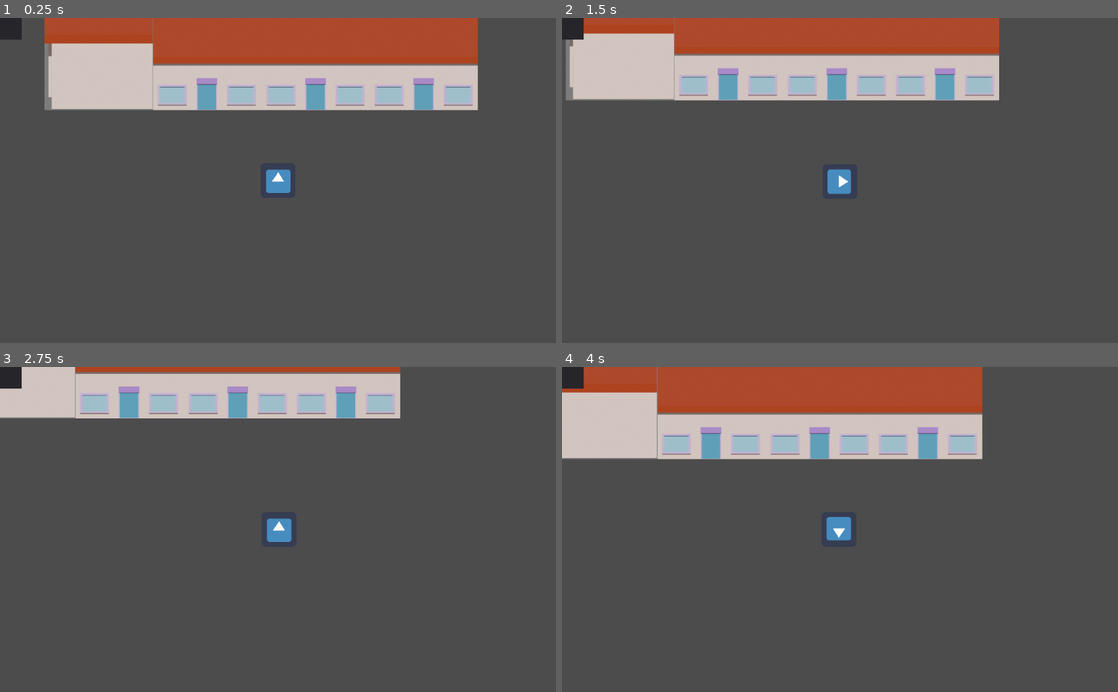
Above: before the commit, frames 1-4 (two rows, left to right).
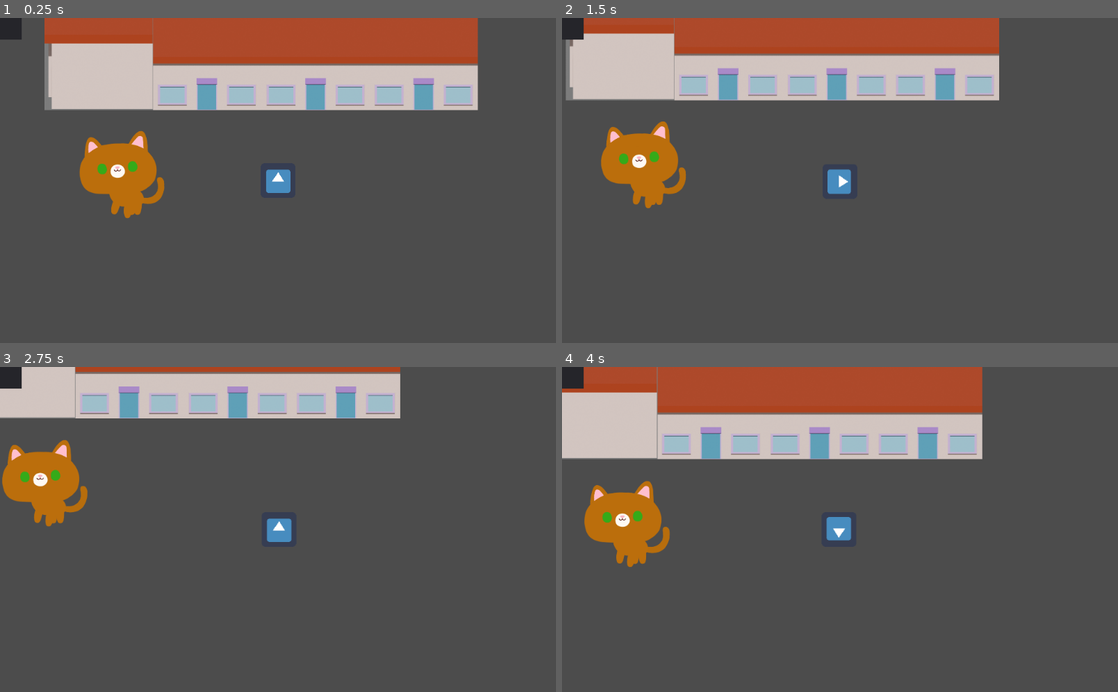
Above: after the commit, the same moments.

Repository: kzadorAT/GlobalGameJam21
Game: Godot game, scene res://scenes/Game.tscn
Same seed, same stepped clock (60 frames per second), same inputs: the game is played once before the commit and once after it. The engine's default icon, where the game draws it, is replaced by a stand-in: a white triangle on a blue panel in a dark square.
Inputs:
- Up to frame 1 (0.25 s): no input
- Up to frame 2 (1.5 s): hold Right (ui_right) 0.53-1.28 s; hold Down (ui_down) from 1.28 s (still down)
- Up to frame 3 (2.75 s): release Down (ui_down) at 2.03 s; hold Right (ui_right) from 2.03 s (still down)
- Up to frame 4 (4 s): release Right (ui_right) at 2.78 s; hold Up (ui_up) 2.78-3.53 s; hold Left (ui_left) from 3.53 s (still down)

The runs differ from the first frame. In frame 1, 2.5% of the frame differs, in the area x 14-30%, y 34-62%; in frame 2, 2.5%; in frame 3, 2.5%, in the area x 0-16%, y 22-50%; in frame 4, 2.5%.

Commit message:
gatito de colores

Diff:
--- a/scenes/Game.tscn
+++ b/scenes/Game.tscn
@@ -1,5 +1,6 @@
-[gd_scene load_steps=4 format=2]
+[gd_scene load_steps=5 format=2]
 
+[ext_resource path="res://scripts/cat_builder.gd" type="Script" id=1]
 [ext_resource path="res://scripts/camera.gd" type="Script" id=2]
 [ext_resource path="res://scripts/player_controller.gd" type="Script" id=3]
 [ext_resource path="res://scripts/manager.gd" type="Script" id=4]
@@ -35,3 +36,11 @@
 __meta__ = {
 "_edit_use_anchors_": false
 }
+
+[node name="cat_builder" type="Node" parent="Manager"]
+script = ExtResource( 1 )
+container_path = NodePath("../cat_container")
+base_colors = [ Color( 0.0666667, 0.0627451, 0.0627451, 1 ), Color( 0.733333, 0.431373, 0.0470588, 1 ), Color( 0.764706, 0.752941, 0, 1 ), Color( 0.266667, 0.188235, 0.00784314, 1 ), Color( 0.258824, 0.258824, 0.258824, 1 ), Color( 0.490196, 0.490196, 0.490196, 1 ), Color( 0.937255, 0.933333, 0.933333, 1 ), Color( 0.172549, 0.176471, 0.278431, 1 ) ]
+eye_colors = [ Color( 1, 0, 0, 1 ), Color( 0, 0.156863, 1, 1 ), Color( 0, 0.835294, 1, 1 ), Color( 0.207843, 0.666667, 0.0980392, 1 ), Color( 0.435294, 0.180392, 0.847059, 1 ), Color( 0.431373, 0.933333, 0.360784, 1 ), Color( 0.968627, 0.466667, 0.466667, 1 ), Color( 0.819608, 0.435294, 0.85098, 1 ) ]
+
+[node name="cat_container" type="Node2D" parent="Manager"]
--- a/scenes/gato.tscn
+++ b/scenes/gato.tscn
@@ -154,6 +154,8 @@
 "gatos",
 ]]
 script = ExtResource( 10 )
+piezas_base = [ NodePath("poligons/pata_t_d"), NodePath("poligons/pata_f_d"), NodePath("poligons/cola"), NodePath("poligons/cuerpo"), NodePath("poligons/cabeza"), NodePath("poligons/oreja_e"), NodePath("poligons/pata_t_i"), NodePath("poligons/pata_f_i") ]
+piezas_ojos = NodePath("poligons/ojos")
 
 [node name="CollisionShape2D" type="CollisionShape2D" parent="."]
 shape = SubResource( 1 )
@@ -166,7 +168,7 @@
 }
 
 [node name="pata_t_d" type="Polygon2D" parent="poligons"]
-position = Vector2( -358.533, -228.452 )
+position = Vector2( -356.533, -228.452 )
 rotation = -0.265526
 color = Color( 0.305882, 0.235294, 0.235294, 1 )
 texture = ExtResource( 7 )
--- a/scripts/bot.gd
+++ b/scripts/bot.gd
@@ -20,6 +20,8 @@
 var player_toy = false
 # desde el inspector
 export var arisquidad_max = 10.0
+# TODO: falta modificar el modificador
+var modificador = 0
 export var arisquidad_actual  = 0.0
 export var arisquicidad_accel = 1.5
 
@@ -62,7 +64,7 @@
 
 # cuando detecta al jugador
 func alert():
-	if player_near and arisquidad_actual > arisquidad_max:
+	if player_near and arisquidad_actual > arisquidad_max + modificador:
 		push_state("escaping")
 		return
 	elif !player_near:
@@ -87,7 +89,10 @@
 	if escape_path.size() == 0:
 		# posicion random a 500 px de donde se encuentra el gato
 		random_point = gato.global_position + Vector2(randf(), randf()).normalized() * 500
-		escape_path = navigator.get_simple_path(gato.global_position, navigator.get_closest_point(random_point))
+		if navigator:
+			escape_path = navigator.get_simple_path(gato.global_position, navigator.get_closest_point(random_point))
+		else:
+			return
 	# si llegue a un punto en el path lo borro
 	if escape_path[0].distance_to(gato.global_position) < gato.run_speed * get_process_delta_time():
 		escape_path.remove(0)
--- /dev/null
+++ b/scripts/cat_builder.gd
@@ -0,0 +1,33 @@
+extends Node
+
+
+export var gato_path = "res://scenes/gato.tscn"
+var gato_loaded
+export var container_path : NodePath
+onready var container = get_node(container_path)
+
+export (Array,Color) var base_colors
+export (Array,Color) var eye_colors
+
+var level
+# Called when the node enters the scene tree for the first time.
+func _ready():
+	gato_loaded = load(gato_path)
+	pass # Replace with function body.
+
+
+func instance_cat():
+	# var pos = level.get_random_point()
+	var pos = Vector2(200,500)
+	var gato = gato_loaded.instance()
+	# aqui para randomizar
+	var base = randi() % base_colors.size()
+	var eyes = randi() % eye_colors.size()
+	print(base)
+	print(eyes)
+	gato.set_base_color(base_colors[base])
+	gato.set_eyes_color(eye_colors[eyes])
+	container.add_child(gato)
+	gato.global_position = pos
+
+	pass
--- a/scripts/gato.gd
+++ b/scripts/gato.gd
@@ -5,6 +5,9 @@
 
 export var walk_speed = 50
 export var run_speed = 120
+
+export (Array,NodePath) var piezas_base
+export var piezas_ojos : NodePath
 
 # Called when the node enters the scene tree for the first time.
 func _ready():
@@ -21,3 +24,12 @@
 	_direction = move_and_slide(_direction.normalized() * run_speed)
 	emit_signal("is_running")
 	pass
+
+
+func set_base_color(color):
+	for pieza in piezas_base:
+		get_node(pieza).color = color
+	pass
+
+func set_eyes_color(color):
+	get_node(piezas_ojos).color = color
--- a/scripts/level.gd
+++ b/scripts/level.gd
@@ -16,3 +16,8 @@
 
 func get_spawn_list():
 	return spawns.get_children()
+
+
+# TODO: conseguir un punto random "walkeable" del mapa
+func get_random_point():
+	pass
--- a/scripts/manager.gd
+++ b/scripts/manager.gd
@@ -15,7 +15,6 @@
 
 
 
-
 func _ready():
 	randomize()
 	start_game()
@@ -25,6 +24,7 @@
 	load_level()
 	load_players(1)
 	load_game_ui()
+	$cat_builder.instance_cat()
 
 # carga el nivel
 func load_level():
